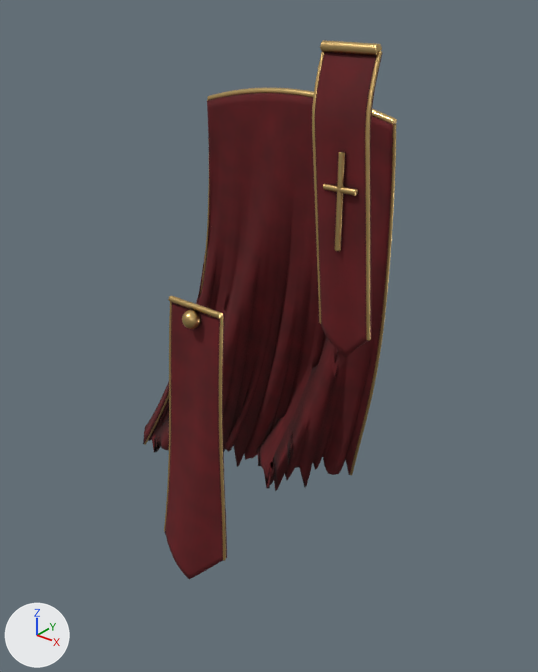
A saved change to the Blender file assets/blender/parts/paladin/covenant_cloth_paladin.blend.
Before and after are seen from a 50 mm lens placed at (34.8, -40.4, 11.7), pointed at (-4.1, 8.2, -18.5). Lighting does not change. The marker at lower left points along +X, +Y and +Z. The picture after the commit comes second.

Objects in the first picture: 'cape', 'cape_edge_l', 'cape_yoke', 'sash', 'sash_bar', 'sash_cross_h', 'sash_cross_v', 'sash_edge_l', 'sash_edge_r', 'tabard', 'tabard_edge_l' and 4 more.
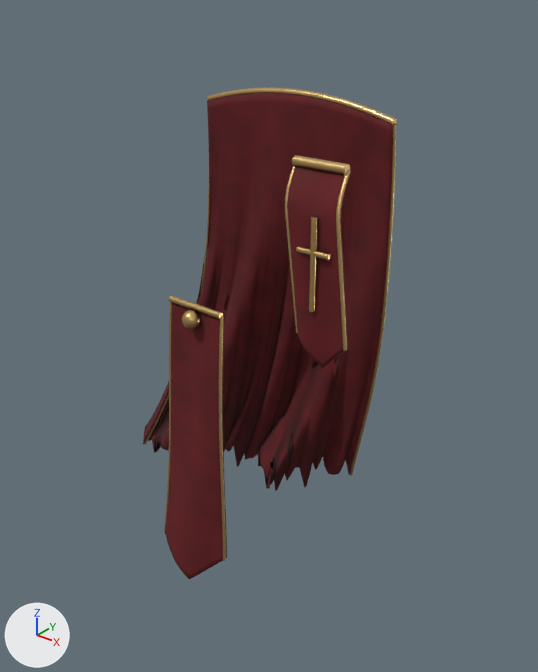
What differs and where, as boxes [x1, y1, x2, y2] in the pictures (538 x 672 px):
'sash', reshaped (34% shorter)
    before: [315, 52, 382, 358]
    after: [287, 166, 351, 368]
'sash_edge_l', reshaped (11% narrower, 37% shorter)
    before: [365, 51, 382, 340]
    after: [336, 170, 351, 351]
'sash_bar', reshaped (6% narrower, 24% taller)
    before: [320, 40, 382, 56]
    after: [292, 155, 350, 175]
'sash_cross_v', reshaped (9% narrower)
    before: [335, 152, 345, 251]
    after: [309, 216, 318, 312]
'sash_edge_r', reshaped (8% wider, 38% shorter)
    before: [312, 52, 324, 324]
    after: [285, 165, 298, 333]
'sash_cross_h', reshaped (7% taller)
    before: [323, 183, 358, 196]
    after: [296, 246, 330, 260]

Patch to the scene script:
```diff
--- a/assets/blender/parts/paladin/covenant_cloth_paladin.blend.py
+++ b/assets/blender/parts/paladin/covenant_cloth_paladin.blend.py
@@ me_sash @@
 # used by ob_sash; parent = ob_covenant_cloth_paladin; location = (0.0, 0.0, -50.29)
-me_sash.from_pydata(...)  # 403 vertices, 360 faces; spans x 10.1..14.8, y -5.9..-4.5, z 40.8..58.4
+me_sash.from_pydata(...)  # 403 vertices, 360 faces; spans x 9.8..14.5, y -7.9..-6.4, z 40.8..52.5
+# me_sash part 1: 403 of 403 vertices moved; they spanned x 10.1..14.8, y -5.9..-4.5, z 40.8..58.4 and now span x 9.8..14.5, y -7.9..-6.4, z 40.8..52.5; mean shift (-0.3, -2.0, -2.9)
 me_sash.materials.append(mat_hull_cloth_covenant)
@@ cu_sash_edge_r @@
 _sp = cu_sash_edge_r.splines.new('POLY'); _sp.points.add(16)
-_sp.points.foreach_set('co', [10.09, -4.584, 58.35, 1.0, 10.17, -5.059, 57.37, 1.0, 10.25, -5.461, 56.39, 1.0, 10.33, -5.73, 55.41, 1.0, 10.4, -5.824, 54.44, 1.0, 10.48, -5.824, 53.46, 1.0, 10.56, -5.824, 52.48, 1.0, 10.64, -5.824, 51.5, 1.0, 10.71, -5.824, 50.52, 1.0, 10.79, -5.824, 49.54, 1.0, 10.87, -5.824, 48.56, 1.0, 10.95, -5.824, 47.58, 1.0, 11.02, -5.824, 46.6, 1.0, 11.1, -5.824, 45.62, 1.0, 11.18, -5.824, 44.64, 1.0, 11.26, -5.824, 43.66, 1.0, 11.33, -5.824, 42.68, 1.0])
+_sp.points.foreach_set('co', [9.784, -6.568, 52.46, 1.0, 9.861, -7.043, 51.85, 1.0, 9.939, -7.445, 51.24, 1.0, 10.02, -7.714, 50.63, 1.0, 10.09, -7.808, 50.02, 1.0, 10.17, -7.808, 49.41, 1.0, 10.25, -7.808, 48.79, 1.0, 10.33, -7.808, 48.18, 1.0, 10.4, -7.808, 47.57, 1.0, 10.48, -7.808, 46.96, 1.0, 10.56, -7.808, 46.35, 1.0, 10.64, -7.808, 45.74, 1.0, 10.71, -7.808, 45.13, 1.0, 10.79, -7.808, 44.51, 1.0, 10.87, -7.808, 43.9, 1.0, 10.95, -7.808, 43.29, 1.0, 11.02, -7.808, 42.68, 1.0])
 cu_sash_edge_r.materials.append(mat_trim_covenant)
@@ cu_sash_edge_l @@
 _sp = cu_sash_edge_l.splines.new('POLY'); _sp.points.add(16)
-_sp.points.foreach_set('co', [13.57, -4.584, 58.35, 1.0, 13.64, -5.069, 57.37, 1.0, 13.72, -5.481, 56.39, 1.0, 13.8, -5.76, 55.41, 1.0, 13.88, -5.865, 54.44, 1.0, 13.95, -5.875, 53.46, 1.0, 14.03, -5.885, 52.48, 1.0, 14.11, -5.895, 51.5, 1.0, 14.19, -5.905, 50.52, 1.0, 14.26, -5.916, 49.54, 1.0, 14.34, -5.926, 48.56, 1.0, 14.42, -5.936, 47.58, 1.0, 14.5, -5.946, 46.6, 1.0, 14.57, -5.956, 45.62, 1.0, 14.65, -5.967, 44.64, 1.0, 14.73, -5.977, 43.66, 1.0, 14.81, -5.987, 42.68, 1.0])
+_sp.points.foreach_set('co', [13.26, -6.568, 52.46, 1.0, 13.33, -7.053, 51.85, 1.0, 13.41, -7.465, 51.24, 1.0, 13.49, -7.744, 50.63, 1.0, 13.57, -7.849, 50.02, 1.0, 13.64, -7.859, 49.41, 1.0, 13.72, -7.869, 48.79, 1.0, 13.8, -7.879, 48.18, 1.0, 13.88, -7.889, 47.57, 1.0, 13.95, -7.9, 46.96, 1.0, 14.03, -7.91, 46.35, 1.0, 14.11, -7.92, 45.74, 1.0, 14.19, -7.93, 45.13, 1.0, 14.26, -7.94, 44.51, 1.0, 14.34, -7.951, 43.9, 1.0, 14.42, -7.961, 43.29, 1.0, 14.5, -7.971, 42.68, 1.0])
 cu_sash_edge_l.materials.append(mat_trim_covenant)
@@ cu_sash_bar @@
 _sp = cu_sash_bar.splines.new('POLY'); _sp.points.add(6)
-_sp.points.foreach_set('co', [10.09, -4.714, 58.45, 1.0, 10.67, -4.714, 58.45, 1.0, 11.25, -4.714, 58.45, 1.0, 11.83, -4.714, 58.45, 1.0, 12.41, -4.714, 58.45, 1.0, 12.99, -4.714, 58.45, 1.0, 13.57, -4.714, 58.45, 1.0])
+_sp.points.foreach_set('co', [9.784, -6.698, 52.56, 1.0, 10.36, -6.698, 52.56, 1.0, 10.94, -6.698, 52.56, 1.0, 11.52, -6.698, 52.56, 1.0, 12.1, -6.698, 52.56, 1.0, 12.68, -6.698, 52.56, 1.0, 13.26, -6.698, 52.56, 1.0])
 cu_sash_bar.materials.append(mat_trim_covenant)
@@ cu_sash_cross_v @@
 _sp = cu_sash_cross_v.splines.new('POLY'); _sp.points.add(1)
-_sp.points.foreach_set('co', [12.39, -5.965, 53.25, 1.0, 12.39, -5.965, 47.67, 1.0])
+_sp.points.foreach_set('co', [12.08, -7.949, 50.01, 1.0, 12.08, -7.949, 44.43, 1.0])
 cu_sash_cross_v.materials.append(mat_trim_covenant)
@@ cu_sash_cross_h @@
 _sp = cu_sash_cross_h.splines.new('POLY'); _sp.points.add(1)
-_sp.points.foreach_set('co', [13.44, -5.965, 51.21, 1.0, 11.33, -5.965, 51.21, 1.0])
+_sp.points.foreach_set('co', [13.13, -7.949, 47.97, 1.0, 11.02, -7.949, 47.97, 1.0])
 cu_sash_cross_h.materials.append(mat_trim_covenant)
```
